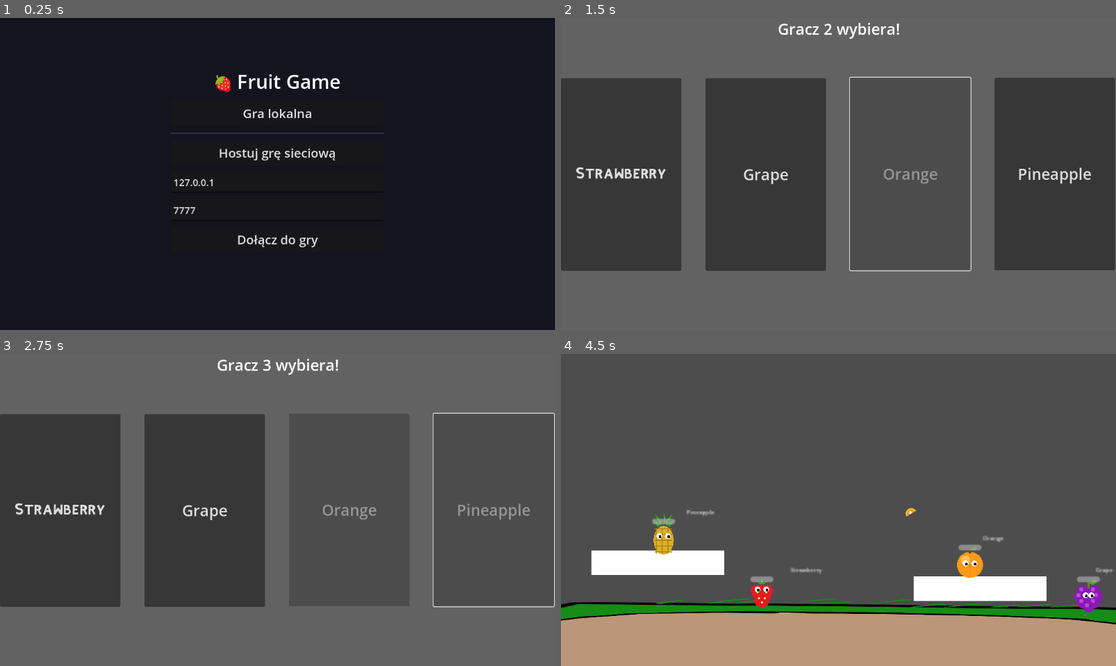
Above: before the commit, frames 1-4 (two rows, left to right).
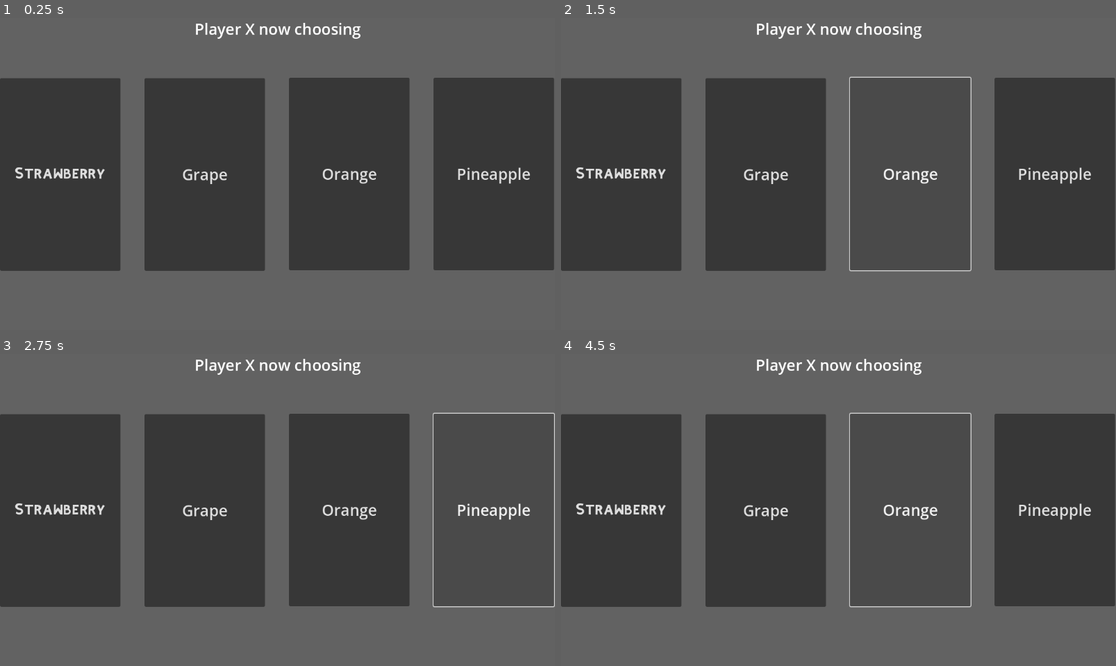
Above: after the commit, the same moments.

Repository: mamamd3/Fruit-Game
Game: Godot game, scene res://scenes/ui/choose_character.tscn
The game is run twice, just before and just after one commit, with the same random seed, the same clock (stepped at 60 frames per second) and the same inputs. Before the commit the project starts from res://scenes/ui/main_menu.tscn.
Inputs (mouse positions are in pixels of both pictures, inside the frame that each line leads up to):
- Up to frame 1 (0.25 s): no input
- Up to frame 2 (1.5 s): click (838, 114) at 0.5 s, where only the run before the commit has a clickable "Gra lokalna"; click "Orange" at 1.25 s
- Up to frame 3 (2.75 s): click "Pineapple" at 2 s
- Up to frame 4 (4.5 s): click "Strawberry" at 2.75 s; click "Grape" at 3.5 s; click (910, 510) at 4.25 s, where only the run after the commit has a clickable "Orange"

The runs differ from the first frame. In frame 1, 100% of the frame differs, in the area x 0-100%, y 0-100%; in frame 2, 0.8%; in frame 3, 1.0%; in frame 4, 27%.
Error after the commit: Parse Error: Identifier "MultiplayerManager" not declared in the current scope. (res://scripts/ui/choose_character.gd:16)

Commit message:
Update project.godot
c

Diff:
--- a/project.godot
+++ b/project.godot
@@ -11,7 +11,7 @@
 [application]
 
 config/name="gra"
-run/main_scene="res://scenes/ui/main_menu.tscn"
+run/main_scene="res://scenes/ui/choose_character.tscn"
 config/features=PackedStringArray("4.3", "Forward Plus")
 config/icon="res://icon.svg"
 
@@ -19,7 +19,6 @@
 
 Global="*res://scenes/global.tscn"
 ModifierSystem="*res://scripts/core/Modifier_System.gd"
-MultiplayerManager="*res://scripts/multiplayer/multiplayermanager.gd"
 
 [editor]
 
